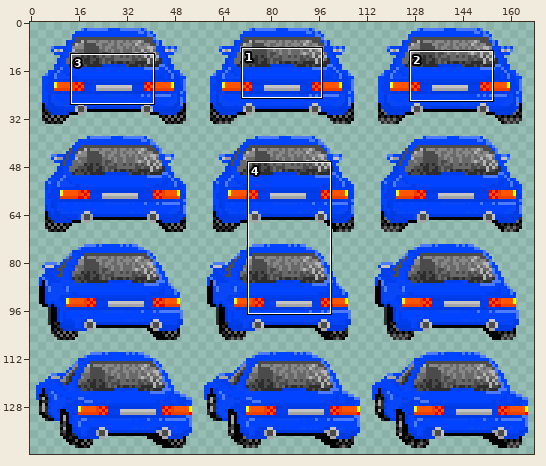
Two states of a sprite sheet, assets/car-sheet-coupe-blue.png. The first picture is a wide view before the edit; the outline marks the close-up.
Close-up. As it was:
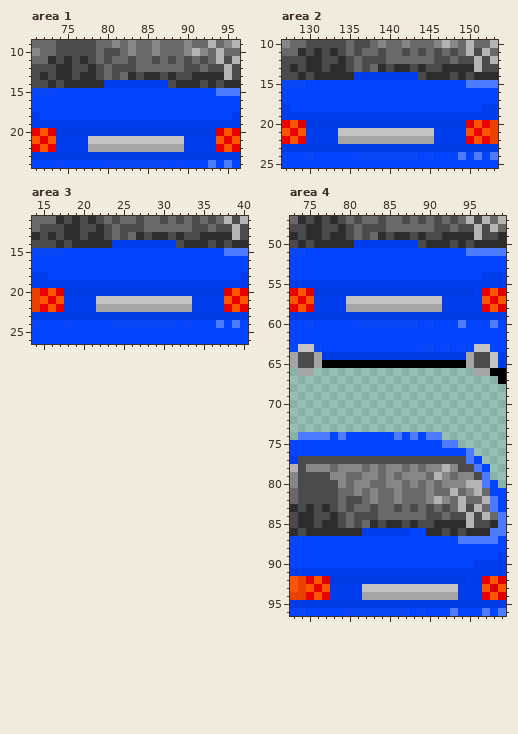
The file is 168x144 pixels. Shown: area 1: x 71..96, y 9..24; area 2: x 127..153, y 10..25; area 3: x 14..40, y 11..26; area 4: x 73..99, y 47..96. The commit also changed other parts of the picture, which this record leaves out.
New version:
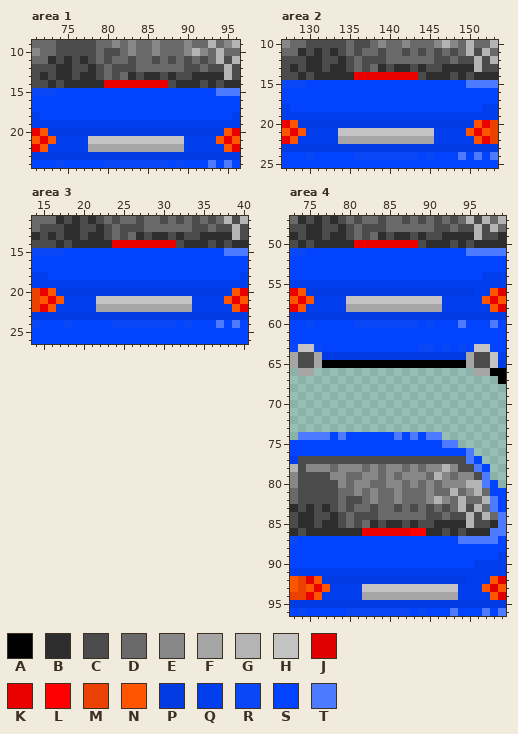
Palette (. is transparent): A #000000  B #2d2d2d  C #4b4b4b  D #696969  E #878787  F #a5a5a5  G #b4b4b4  H #c3c3c3  J #e10000  K #eb0000  L #ff0000  M #eb4100  N #ff5500  P #003ae2  Q #003dec  R #0946f5  S #0143ff  T #4d7bff
Edits made:
Area 1:
y 14: x 80..87 QQQQQQQQ -> KKKKKKKK
y 20: x 73 J -> P; x 94 J -> P
y 22: x 73 K -> Q; x 94 K -> Q
Area 2:
y 14: x 136..143 QQQQQQQQ -> KKKKKKKK
y 20: x 129 J -> P; x 150 J -> P
y 22: x 129 K -> Q; x 150 K -> Q
Area 3:
y 14: x 24..31 QQQQQQQQ -> KKKKKKKK
y 20: x 17 J -> P; x 38 J -> P
y 22: x 17 K -> Q; x 38 K -> Q
Area 4:
y 50: x 81..88 QQQQQQQQ -> KKKKKKKK
y 56: x 75 J -> P; x 97 K -> Q
y 58: x 75 K -> Q; x 97 K -> Q
y 86: x 82..89 QQQQQQSS -> KKKKKKLL
y 92: x 77 J -> P; x 97 K -> Q
y 94: x 77 K -> Q; x 97 K -> Q
